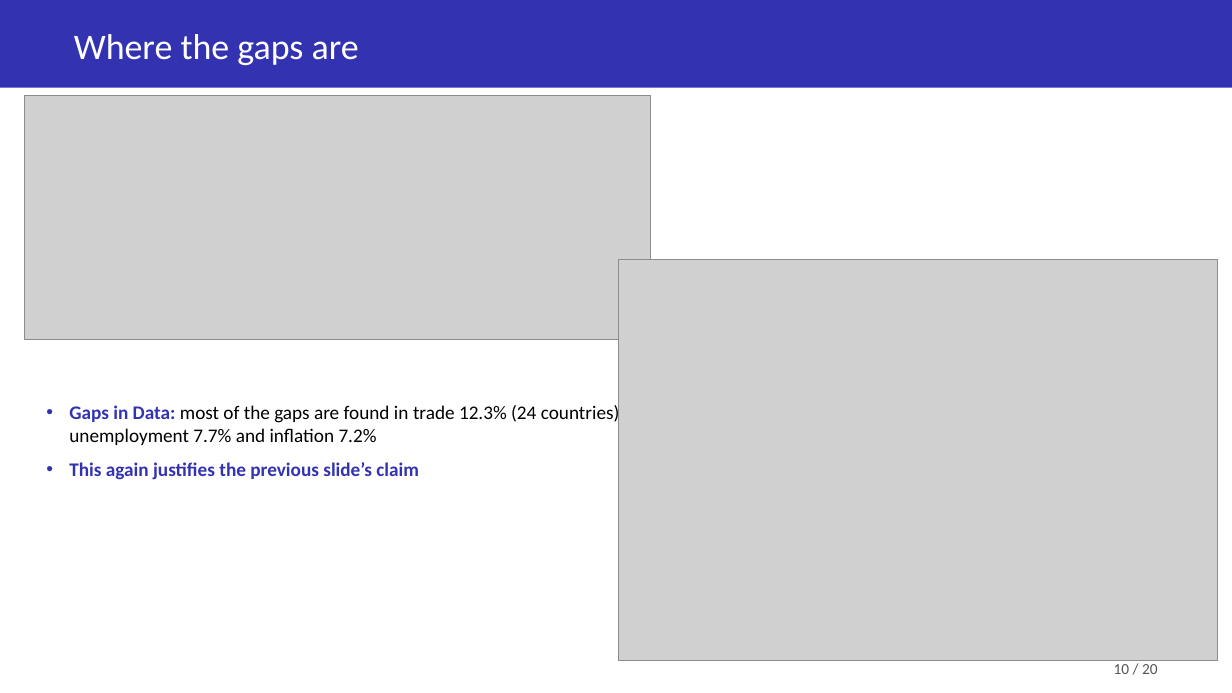
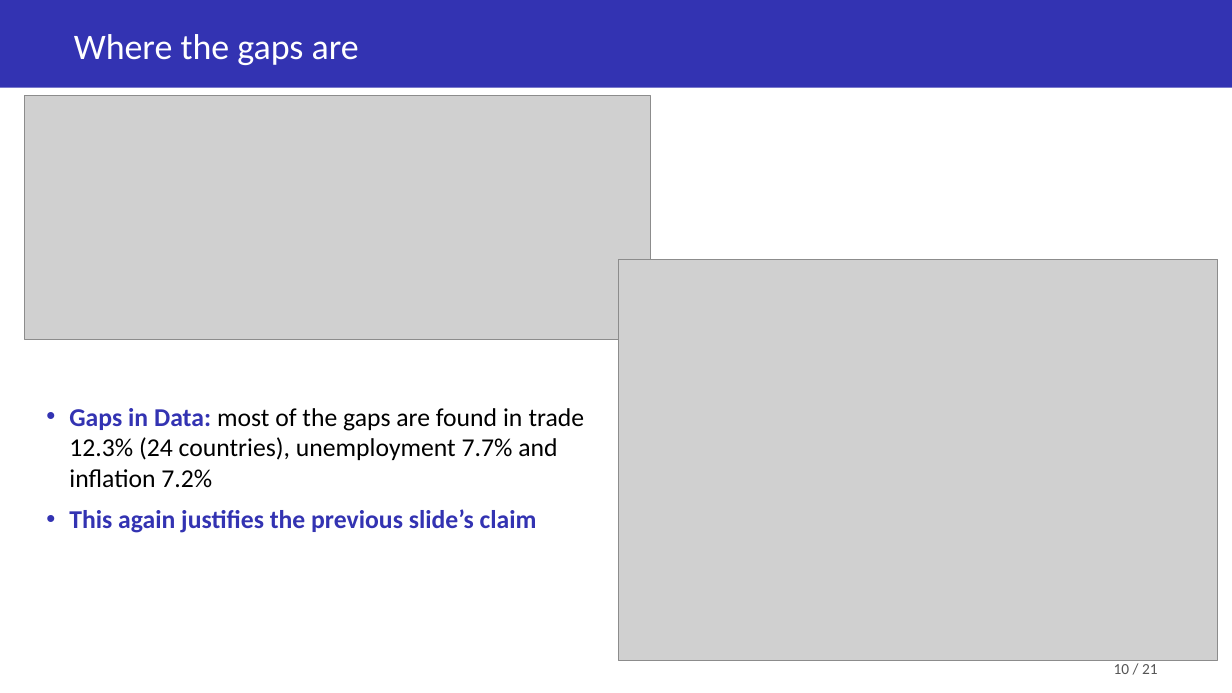
Before and after one commit to Soemon007/DS203_GroupProject, a slide deck: slide 10 of deliverables/DS203_Slides.pptx. Drawn at 1232x693 pixels with LibreOffice and Linux fonts; fonts in the diff are those of the drawing; grey boxes stand for pictures. Boxes give left, top, right and bottom in pixels: in the first picture for what was removed or moved away, otherwise in the second. Text is boxed around its words. In the diff, an @@ line names an element or a change of style, - is before the commit and + after.

```diff
--- a/deliverables/DS203_Slides.pptx
+++ b/deliverables/DS203_Slides.pptx
@@ text "Gaps in Data: most of ..." at box(69, 408, 585, 533): size 15 to 20 pt @@
@@ text at box(1114, 660, 1158, 674): text changed @@
-10 / 20
+10 / 21
```
Also in this commit, not shown: 19 other slides changed, 1 slide added.
